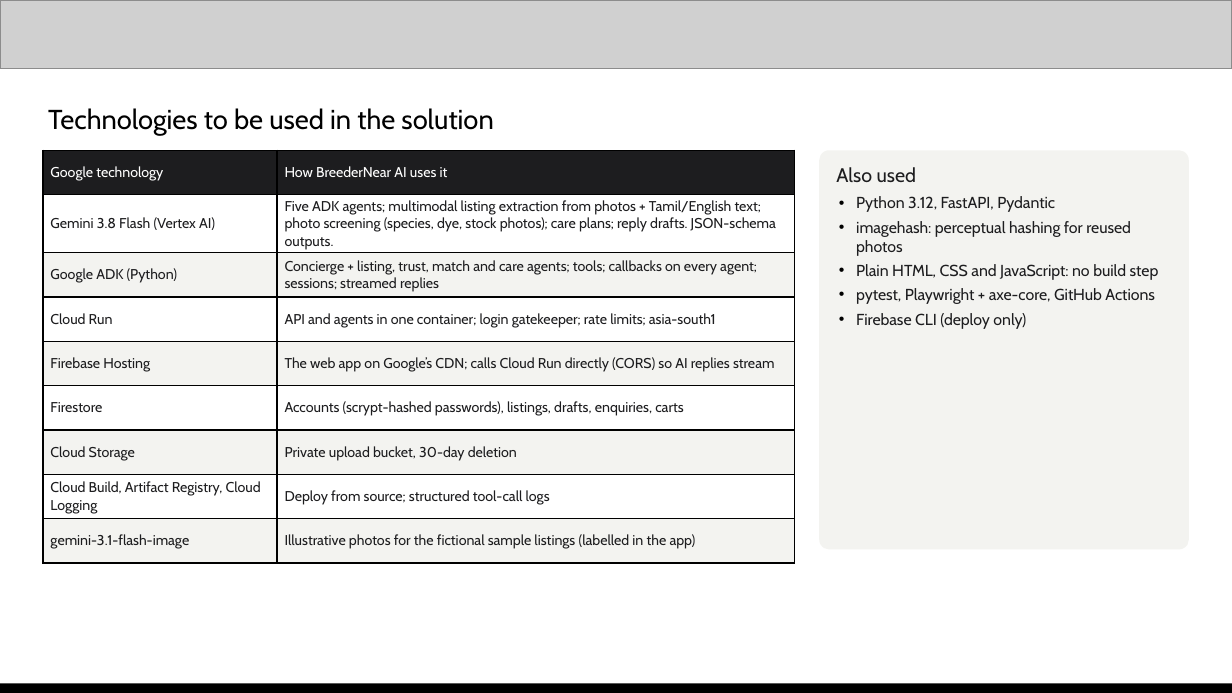
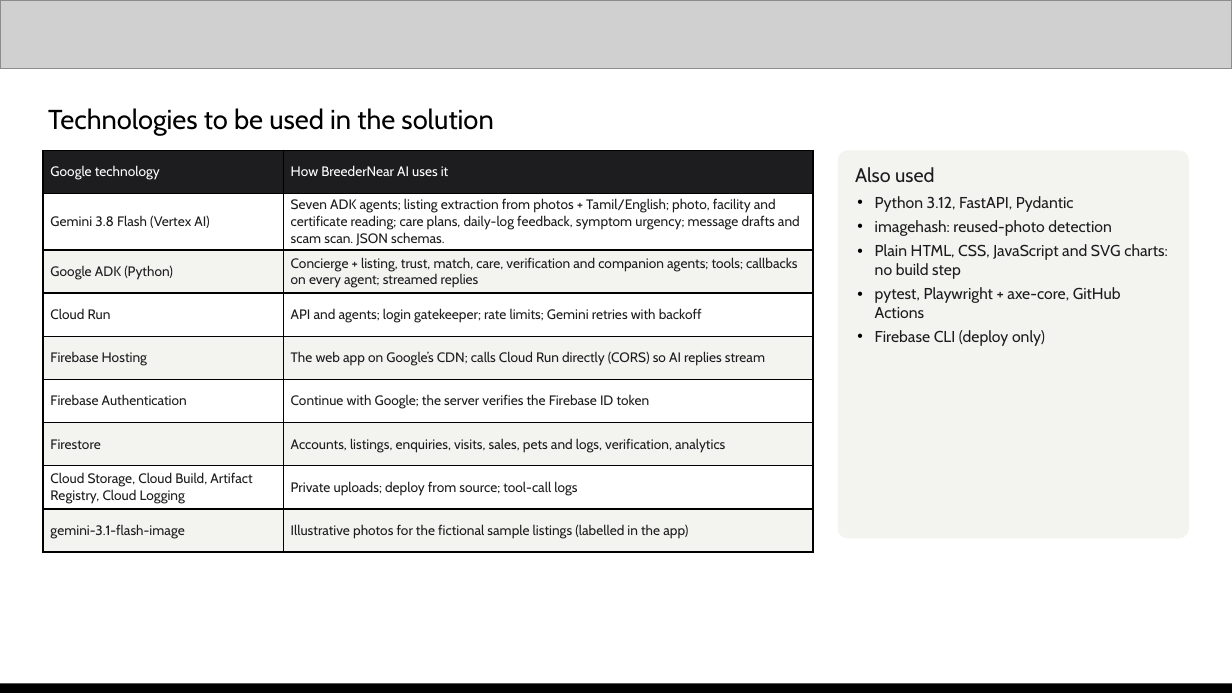
Before and after one commit to sudarsan-22/breedernear-ai, a slide deck: slide 8 of docs/submission/BreederNear-AI-deck.pptx. Drawn at 1232x693 pixels with LibreOffice and Linux fonts; fonts in the diff are those of the drawing; grey boxes stand for pictures. Boxes give left, top, right and bottom in pixels: in the first picture for what was removed or moved away, otherwise in the second. Text is boxed around its words. In the diff, an @@ line names an element or a change of style, - is before the commit and + after.

```diff
--- a/docs/submission/BreederNear-AI-deck.pptx
+++ b/docs/submission/BreederNear-AI-deck.pptx
@@ table at [43,150,813,543] @@
-row 2, column 2: Five ADK agents; multimodal listing extraction from photos + Tamil/English text; photo screening (species, dye, stock photos); care plans; reply drafts. JSON-schema outputs.
+row 2, column 2: Seven ADK agents; listing extraction from photos + Tamil/English; photo, facility and certificate reading; care plans, daily-log feedback, symptom urgency; message drafts and scam scan. JSON schemas.
-row 3, column 2: Concierge + listing, trust, match and care agents; tools; callbacks on every agent; sessions; streamed replies
+row 3, column 2: Concierge + listing, trust, match, care, verification and companion agents; tools; callbacks on every agent; streamed replies
-row 4, column 2: API and agents in one container; login gatekeeper; rate limits; asia-south1
+row 4, column 2: API and agents; login gatekeeper; rate limits; Gemini retries with backoff
-row 6, column 1: Firestore
+row 6, column 1: Firebase Authentication
-row 6, column 2: Accounts (scrypt-hashed passwords), listings, drafts, enquiries, carts
+row 6, column 2: Continue with Google; the server verifies the Firebase ID token
-row 7, column 1: Cloud Storage
+row 7, column 1: Firestore
-row 7, column 2: Private upload bucket, 30-day deletion
+row 7, column 2: Accounts, listings, enquiries, visits, sales, pets and logs, verification, analytics
-row 8, column 1: Cloud Build, Artifact Registry, Cloud Logging
+row 8, column 1: Cloud Storage, Cloud Build, Artifact Registry, Cloud Logging
-row 8, column 2: Deploy from source; structured tool-call logs
+row 8, column 2: Private uploads; deploy from source; tool-call logs
@@ size 8.3 to 8 pt in "Google technology", "How BreederNear AI uses it", "Gemini 3.8 Flash (Vertex AI)", "Google ADK (Python)" and 5 more places @@
@@ table: place and size @@
-table at [43,150,795,553]
+table at [43,150,813,543]
@@ rounded rectangle: place and size @@
-rounded rectangle at [819,150,1189,549]
+rounded rectangle at [838,150,1189,538]
@@ rounded rectangle at [838,150,1189,538]: proportions changed @@
@@ text "Also used": place and size @@
-text "Also used" at [836,167,1159,329]
+text "Also used" at [855,167,1167,346]
@@ text at [875,196,1121,346]: size 9.3 to 9.2 pt in "Python 3.12, FastAPI, Pydantic", "pytest, Playwright + axe-core, GitHub Actions", "Firebase CLI (deploy only)" @@
@@ text at [875,220,1167,279]: text changed; size 9.3 to 9.2 pt @@
-• imagehash: perceptual hashing for reused photos
-• Plain HTML, CSS and JavaScript: no build step
+• imagehash: reused-photo detection
+• Plain HTML, CSS, JavaScript and SVG charts: no build step
```
Also in this commit, not shown: 9 other slides changed, 1 other file.
